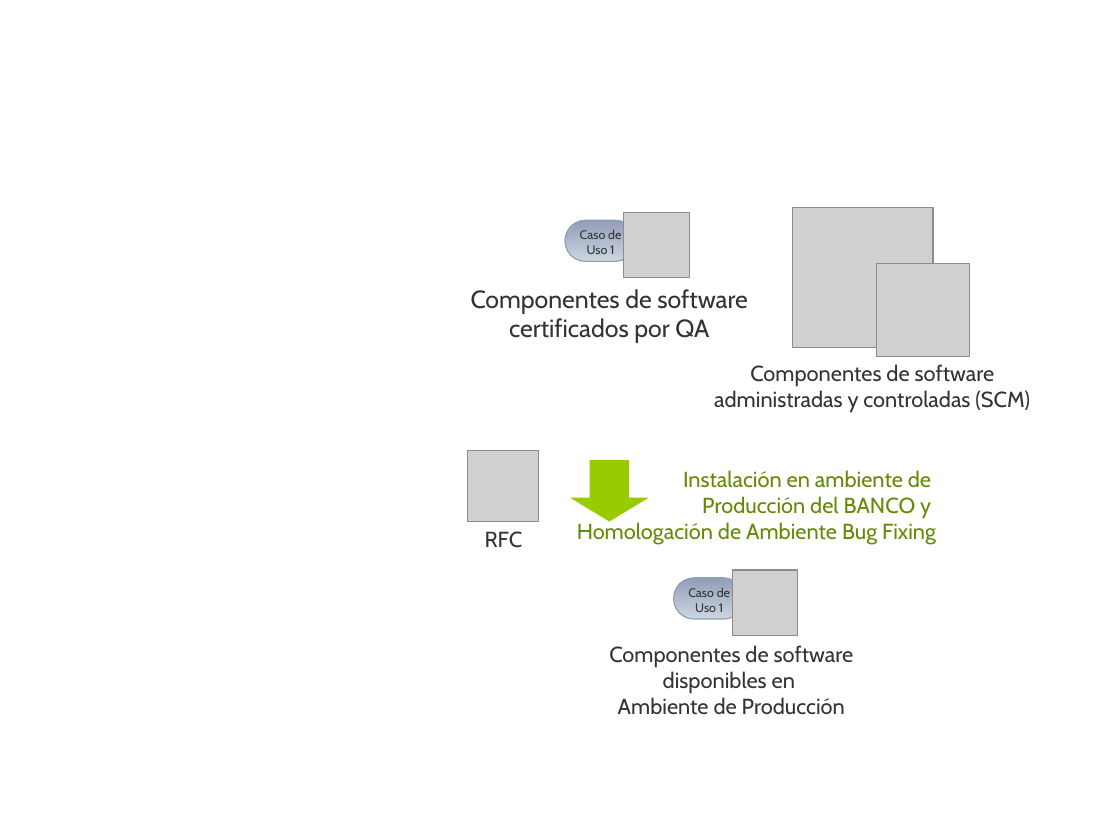
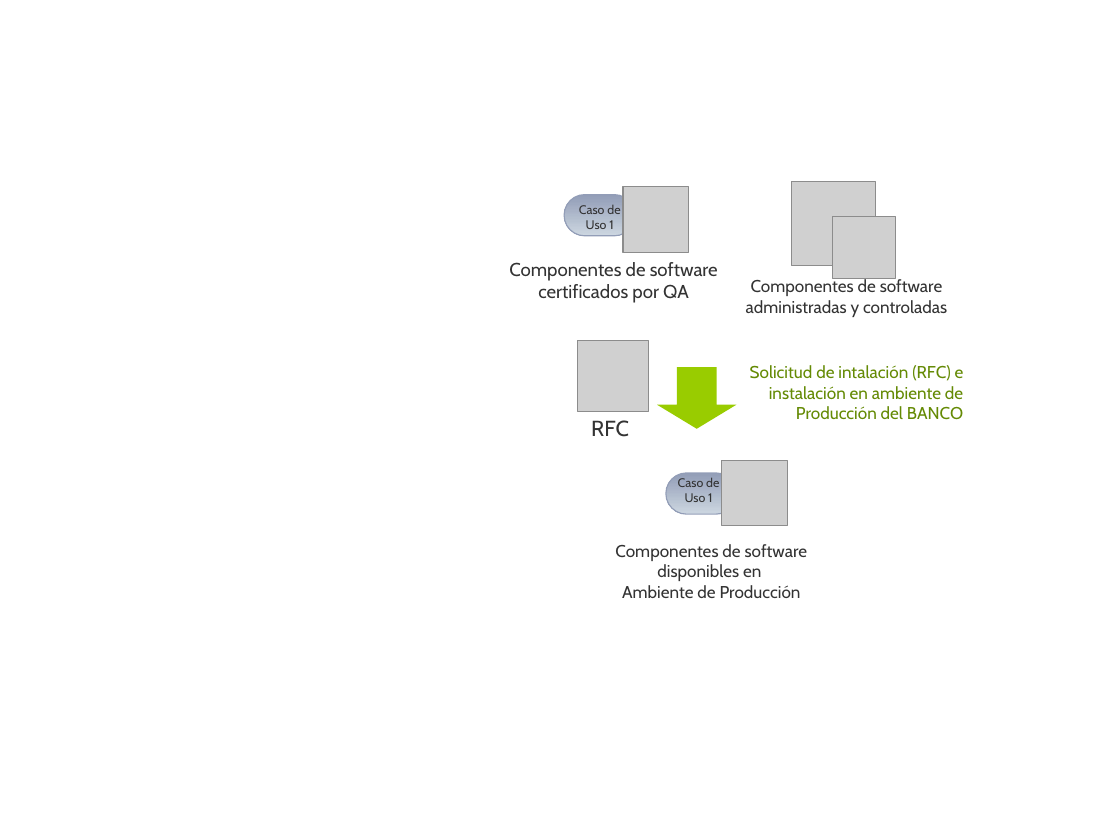
Before and after one commit to SergioCrda/TT2, a slide deck: slide 11 of Metodologia/dibujos.pptx. Drawn at 1120x840 pixels with LibreOffice and Linux fonts; fonts in the diff are those of the drawing; grey boxes stand for pictures. Boxes give left, top, right and bottom in pixels: in the first picture for what was removed or moved away, otherwise in the second. Text is boxed around its words. In the diff, an @@ line names an element or a change of style, - is before the commit and + after.

```diff
--- a/Metodologia/dibujos.pptx
+++ b/Metodologia/dibujos.pptx
@@ 1 picture, 1 text, 1 rounded rectangle moved together from (x1=564, y1=213, x2=689, y2=278) to (x1=564, y1=187, x2=688, y2=252) @@
@@ picture resized from (x1=793, y1=207, x2=934, y2=348) to (x1=792, y1=181, x2=876, y2=265) @@
@@ picture resized from (x1=877, y1=263, x2=970, y2=356) to (x1=833, y1=216, x2=896, y2=279) @@
@@ text "Componentes de software certificados por ..." moved from (x1=471, y1=289, x2=748, y2=343) to (x1=509, y1=262, x2=718, y2=303) @@
@@ text "Componentes de software certificados por ..." at (x1=509, y1=262, x2=718, y2=303): size 16 to 12 pt @@
@@ text at (x1=746, y1=278, x2=947, y2=317): text changed; size 14 to 11 pt @@
-Componentes de software administradas y controladas (SCM)
+Componentes de software administradas y controladas
@@ picture moved from (x1=468, y1=451, x2=539, y2=522) to (x1=578, y1=340, x2=648, y2=411) @@
@@ right arrow moved from (x1=570, y1=460, x2=650, y2=522) to (x1=657, y1=367, x2=737, y2=429) @@
@@ text at (x1=750, y1=365, x2=964, y2=420): text changed; size 14 to 11 pt @@
-Instalación en ambiente de
-Producción del BANCO y
-Homologación de Ambiente Bug Fixing
+Solicitud de intalación (RFC) e instalación en ambiente de Producción del BANCO
@@ text "RFC" moved from (x1=485, y1=531, x2=523, y2=548) to (x1=591, y1=420, x2=629, y2=437) @@
@@ text "Caso de" moved from (x1=688, y1=587, x2=730, y2=612) to (x1=678, y1=477, x2=719, y2=502) @@
@@ rounded rectangle moved from (x1=673, y1=578, x2=744, y2=619) to (x1=666, y1=473, x2=737, y2=514) @@
@@ picture moved from (x1=732, y1=570, x2=797, y2=635) to (x1=722, y1=460, x2=787, y2=525) @@
@@ text "Componentes de software disponibles en" moved from (x1=609, y1=645, x2=854, y2=715) to (x1=615, y1=544, x2=808, y2=598) @@
@@ text "Componentes de software disponibles en" at (x1=615, y1=544, x2=808, y2=598): size 14 to 11 pt @@
```
Also in this commit, not shown: 1 other file.
